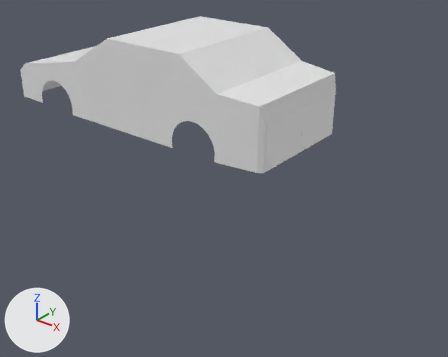
One commit to the Blender file Toyota-AE86/ToyotaHighPoly.blend: the scene before it, then after it.
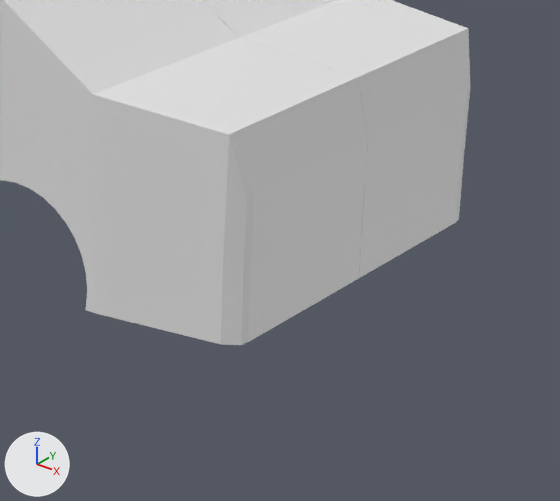
There are two pictures of each version: one whole from a camera (50 mm lens) standing at (4.57, -3.96, 2.6) and looking at (1.4, -0.01, 0.15), one close up on the part from 42% to 81% of the width and 18% to 62% of the height. The lights are fixed; the arrows at lower left show +X, +Y and +Z. The same objects are shown in both versions, whatever each file hides.
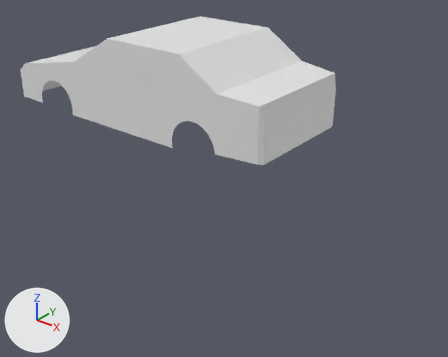
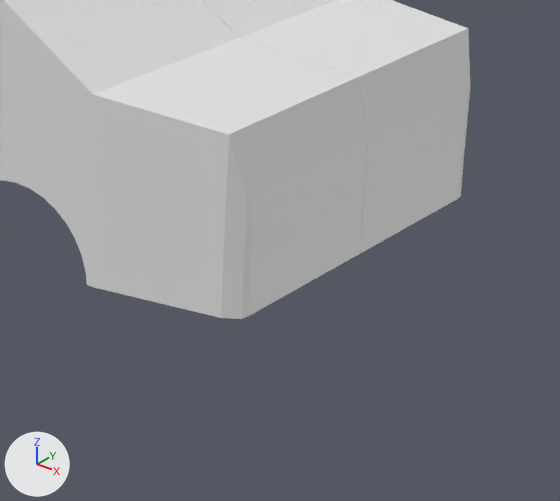
What differs and where, as boxes (x1, y1, x2, y2) in the close-ups (560 x 501 px; the box of a moved part takes in the faces that stretch with it):
'Cube', reshaped: before (0, 0, 470, 345); after (0, 0, 470, 319)
part 1 of me_cube_001, moved or reshaped: before (82, 145, 463, 345); after (82, 145, 463, 319)

What the commit changed:
me_cube_001 has 135 vertices, 72 faces, 1 loose edge and spans x -0.95..1.45, y -1.33..0.0, z -2.01..2.35.
me_cube_001 is used by ob_cube; location (0.753, 0.0, 0.459); scale (1.5, 0.625, 0.406).
Verts and faces of me_cube_001; kept vertices keep their numbers, new ones are numbered from 135.
Before the commit, vertices of me_cube_001: 17 (0.95, -0.81, 0.39) at pixel (241, 345), 34 (0.7, -0.93, 0.73) at pixel (95, 261), 45 (0.95, -0.25, 0.39) at pixel (324, 297), 48 (0.95, 0.0, 0.39) at pixel (358, 278), 49 (0.95, -0.78, 0.39) at pixel (248, 342).
Before the commit, vertices of me_cube_001: 62 (0.7, -0.93, 0.39) at pixel (95, 313), 77 (0.92, -0.86, 0.39) at pixel (220, 344), 107 (0.68, -0.93, 0.42) at pixel (86, 305), 108 (0.67, -0.93, 0.73) at pixel (82, 257), 109 (0.68, -0.93, 0.53) at pixel (87, 289).
Before the commit, vertices of me_cube_001: 110 (0.68, -0.93, 0.64) at pixel (85, 272), 111 (0.67, -0.93, 0.39) at pixel (84, 309).
Part 1, on me_cube_001:
Vertices deleted: 107, 111 (with the faces that use them).
Vertices 17, 45, 48, 49, 62, 77 move by (0.0, 0.0, 0.17).
Vertex 109 moves to (0.68, -0.93, 0.56), pixel (86, 285).
New faces: (34, 108, 110, 109, 62).
